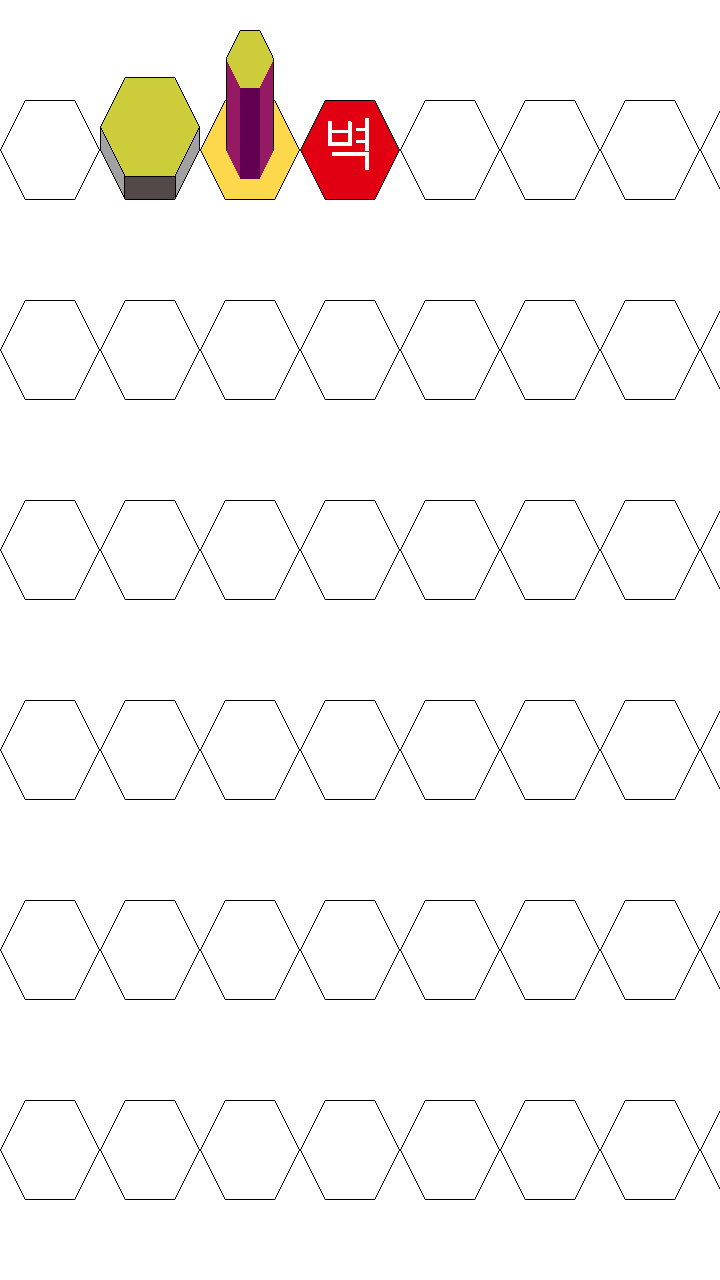
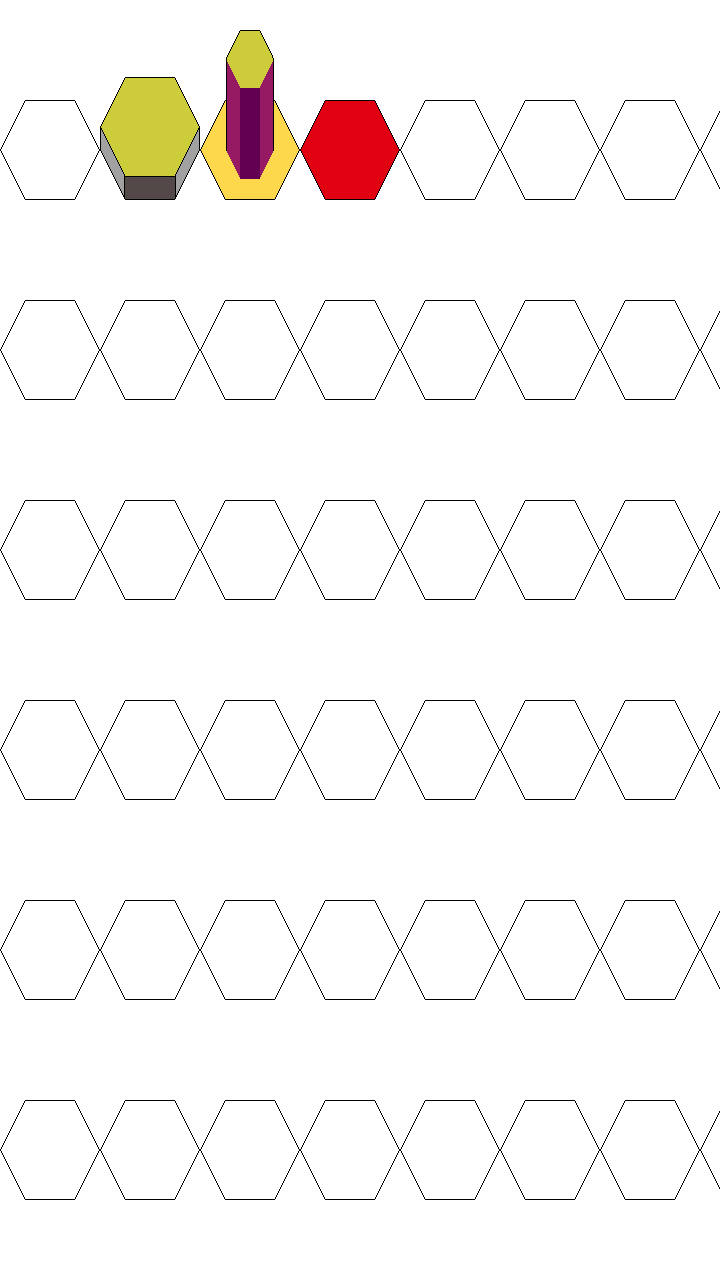
Before/after of a (720, 1280) layered artwork. What changed in the layer stack:
hid "벽" over (x1=328, y1=118, x2=369, y2=170)
